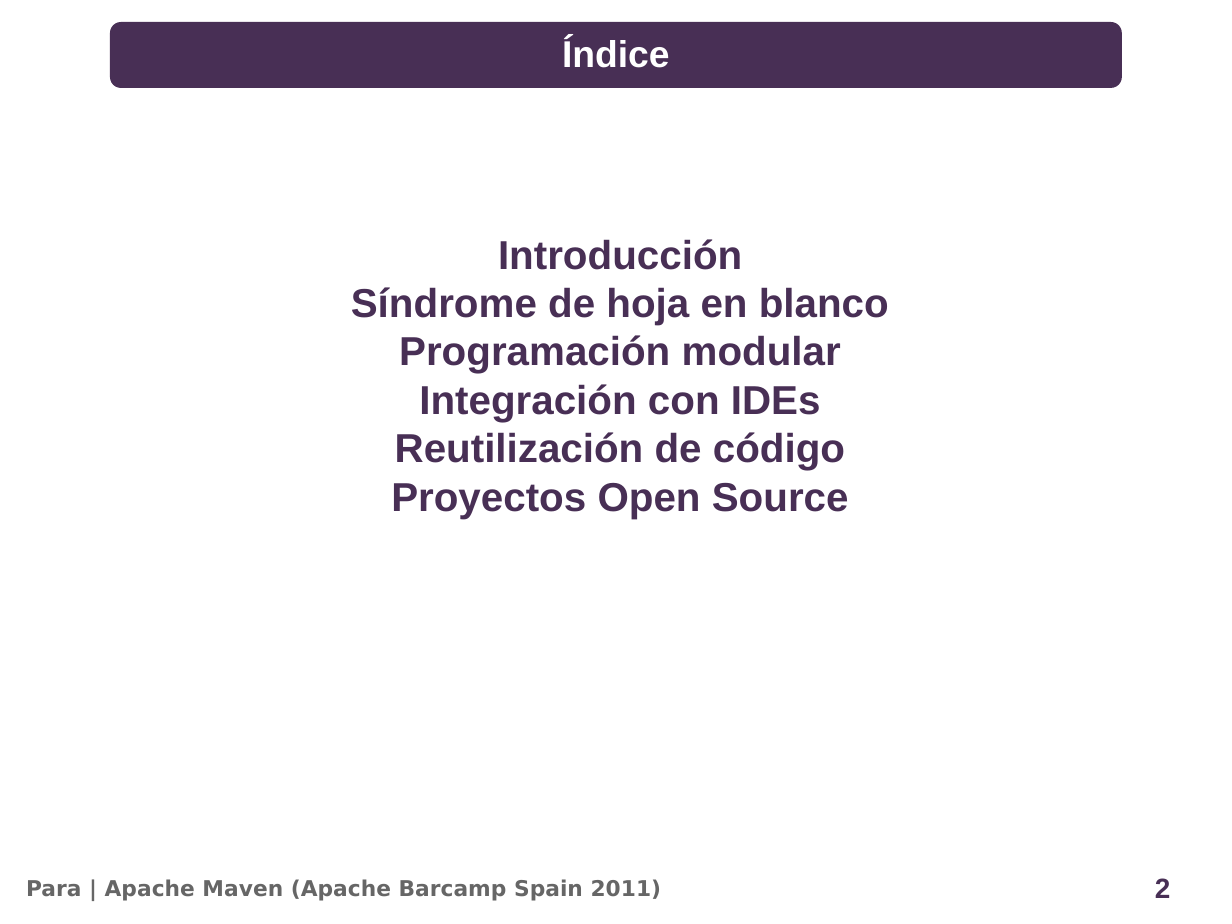
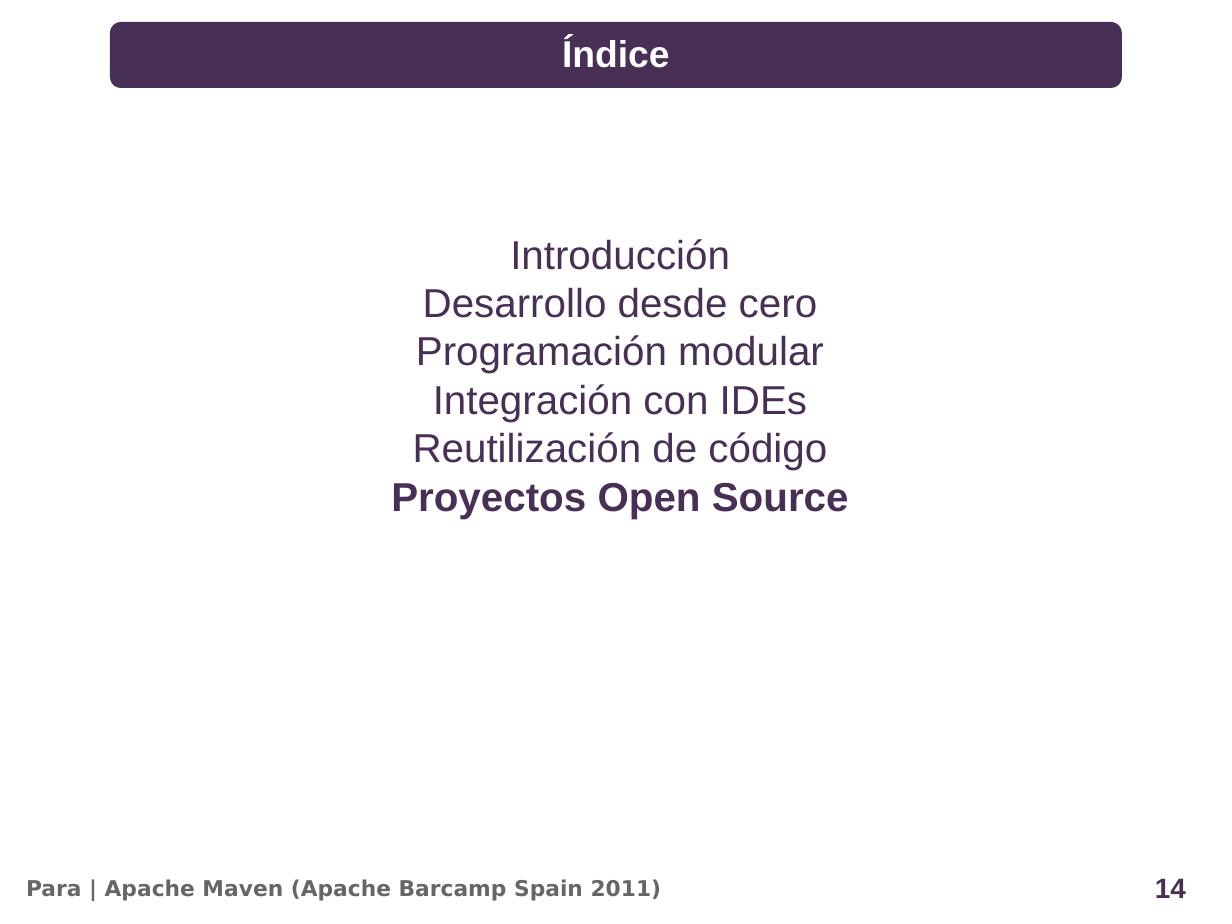
Before and after one commit to alediator/barcamp-maven, a slide deck: slide 14 of doc/slideshare.odp (slide 2 before the commit). Drawn at 1232x924 pixels with LibreOffice and Linux fonts; fonts in the diff are those of the drawing; background and template pictures are left out. Boxes give left, top, right and bottom in pixels: in the first picture for what was removed or moved away, otherwise in the second. Text is boxed around its words. In the diff, an @@ line names an element or a change of style, - is before the commit and + after.

```diff
--- a/doc/slideshare.odp
+++ b/doc/slideshare.odp
@@ text "Introducción": place and size @@
-text "Introducción" at <box>351,239,889,519</box>
+text "Introducción" at <box>391,239,849,519</box>
@@ text at <box>413,239,827,470</box>: bold off in "Introducción", "Programación modular", "Integración con IDEs", "Reutilización de código" @@
@@ text at <box>423,287,818,318</box>: text changed; bold off @@
-Síndrome de hoja en blanco
+Desarrollo desde cero
@@ page number at <box>1155,878,1186,898</box>: text changed @@
-2
+14
```
Also in this commit, not shown: 7 other slides changed, 2 slides added, 55 other files.
